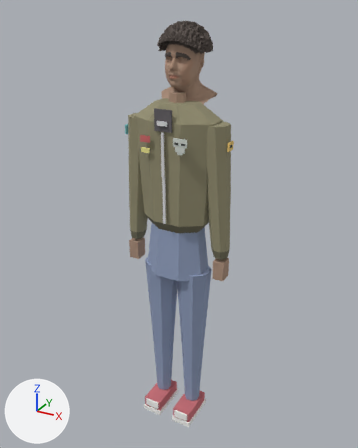
The glTF model godot/assets/3d/characters/heroes/frasier_temple_gnm.glb as it was, and as the next commit left it.
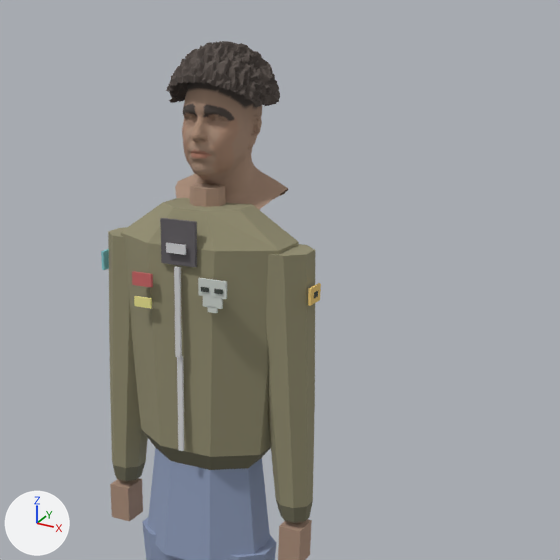
There are two pictures of each version: one whole from a camera (50 mm lens) standing at (1.079, -1.949, 0.352) and looking at (-0.021, 0.051, -0.648), one close up on the part from 21% to 98% of the width and 0% to 62% of the height. Lighting does not change. The marker at lower left points along +X, +Y and +Z. The first two pictures are the older version. Vertices at exactly the same position are counted once.

The scene before the commit, as lines of its bpy script (objects in view):
```python
me_frasier_temple_portrait = bpy.data.meshes.new('frasier_temple_portrait')
me_frasier_temple_portrait.from_pydata(...)  # 7878 vertices, 15537 faces; spans x -0.27..0.27, y -0.14..0.2, z -1.75..0.3
me_frasier_temple_portrait.materials.append(mat_vertexcolor)
ob_frasier_temple_portrait = bpy.data.objects.new('frasier_temple_portrait', me_frasier_temple_portrait)
ob_frasier_temple_portrait.location = (0.0, 0.0, 0.0)
```
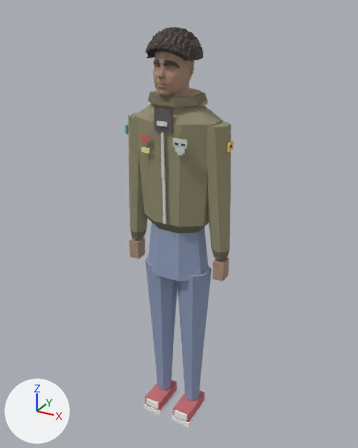
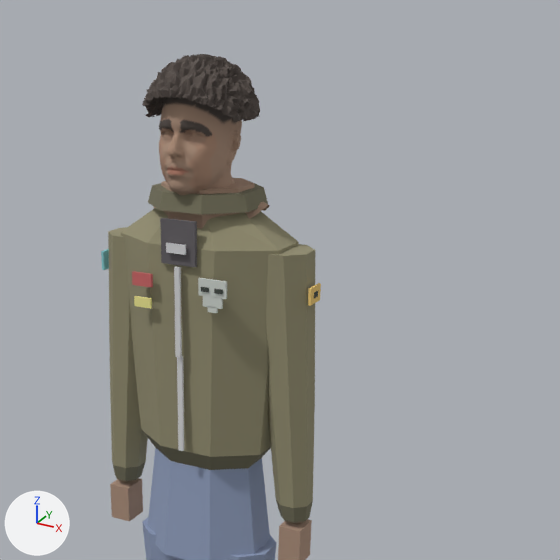
Commit message: GNM portraits: mid-neck cut + collar rings (checkpoint before Anny body base)

Where the change shows, as pixel boxes (x1, y1, x2, y2) in the close-ups (560 x 560 px; the box of a moved part takes in the faces that stretch with it):
'frasier_temple_portrait', reshaped: before (101, 41, 321, 560); after (101, 54, 321, 560)
part 1 of me_frasier_temple_portrait, added (brown): after (161, 178, 255, 229)
part 2 of me_frasier_temple_portrait, added (brown): after (148, 182, 268, 215)
part 3 of me_frasier_temple_portrait, deleted (brown): before (190, 184, 226, 207)
part 4 of me_frasier_temple_portrait, moved or reshaped: before (166, 41, 288, 210); after (142, 54, 269, 219)

The change, as a list of edits to the scene's bpy script:
```text
Change me_frasier_temple_portrait:
    used by ob_frasier_temple_portrait; location = (0.0, 0.0, 0.0)
    remove me_frasier_temple_portrait.from_pydata(...)  # 7878 vertices, 15537 faces; spans x -0.27..0.27, y -0.14..0.2, z -1.75..0.3
    add me_frasier_temple_portrait.from_pydata(...)  # 7604 vertices, 14971 faces; spans x -0.27..0.27, y -0.16..0.12, z -1.75..0.27
    me_frasier_temple_portrait part 1: a new loose piece, an 8-sided cylinder along z spanning x -0.1..0.1, y -0.1..0.1, z -0.09..0.01, in mat_vertexcolor
    me_frasier_temple_portrait part 2: a new loose piece, an 8-sided cut cone along z (radius 0.134 by 0.13 at the low end, 0.123 by 0.119 at the high end) spanning x -0.123..0.123, y -0.12..0.12, z -0.033..0.004, in mat_vertexcolor
    me_frasier_temple_portrait part 3: the loose piece of 16 vertices spanning x -0.04..0.04, y -0.04..0.04, z -0.1..0.0 is deleted
    me_frasier_temple_portrait part 4: 160 vertices moved within x -0.1..0.1, y -0.06..0.08, z -0.02..0.27; 7115 vertices removed from x -0.14..0.14, y -0.06..0.2, z -0.08..0.3; 6825 vertices added at x -0.14..0.14, y -0.16..0.11, z -0.06..0.27
```
